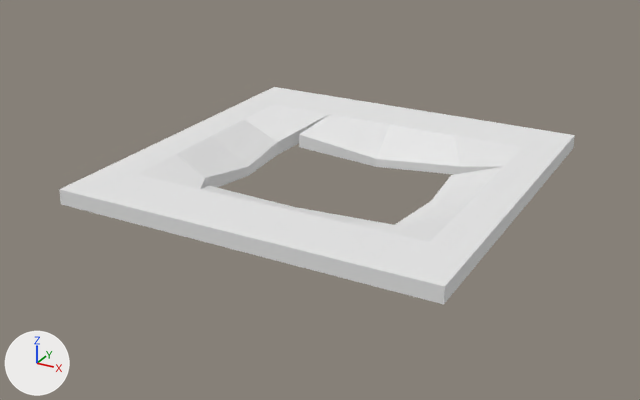
One commit to the OBJ model art/3D_Env/3D_Assets/3D_Models/Env_Models/3_WareHouse/RoofBrokenWareHouse.obj: the scene before it, then after it.
Rendered twice from a camera (50 mm lens) standing at (5.08, -9.7, 4.32) and looking at (-0.14, -0.2, -0.42). Every picture has the same lights, and +X, +Y and +Z are marked at lower left. The first picture is the older version. Where no turn or scale is listed for an object, it has been applied to the vertices. Vertices at exactly the same position are counted once.

In view in the first picture: 'RoofBrokenWareHouse'.
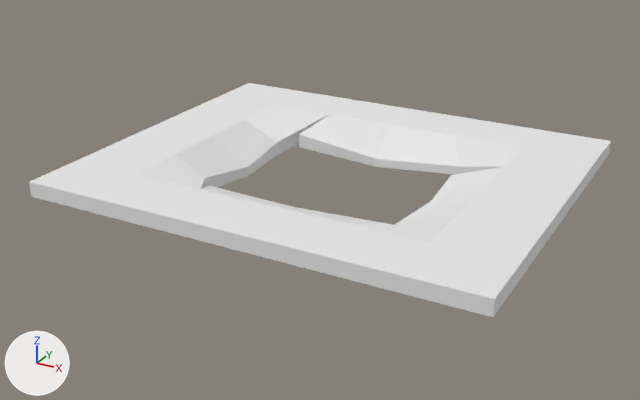
Where the change shows, as pixel boxes (x1, y1, x2, y2) in the pictures (640 x 400 px; the box of a moved part takes in the faces that stretch with it):
'RoofBrokenWareHouse', reshaped (13% wider, 8% taller): before (59, 87, 575, 304); after (29, 83, 611, 317)
part 1 of me_roofbrokenwarehouse, moved or reshaped: before (397, 130, 575, 304); after (397, 130, 611, 317)
part 2 of me_roofbrokenwarehouse, moved or reshaped: before (59, 87, 299, 212); after (29, 83, 299, 212)

What changed in the scene script:
```text
Change me_roofbrokenwarehouse:
    used by ob_roofbrokenwarehouse; location = (0.0, 0.0, 0.0)
    remove me_roofbrokenwarehouse.from_pydata(...)  # 102 vertices, 102 faces; spans x -2.5..2.5, y -2.5..2.5, z -0.44..0.1
    add me_roofbrokenwarehouse.from_pydata(...)  # 102 vertices, 102 faces; spans x -3.0..3.0, y -2.5..2.5, z -0.44..0.1
    me_roofbrokenwarehouse part 1: all 14 vertices in x 2.5, y -2.5..2.5, z -0.1..0.1 are moved by (0.5, 0.0, 0.0)
    me_roofbrokenwarehouse part 2: all 14 vertices in x -2.5, y -2.5..2.5, z -0.1..0.1 are moved by (-0.5, 0.0, 0.0)
```
